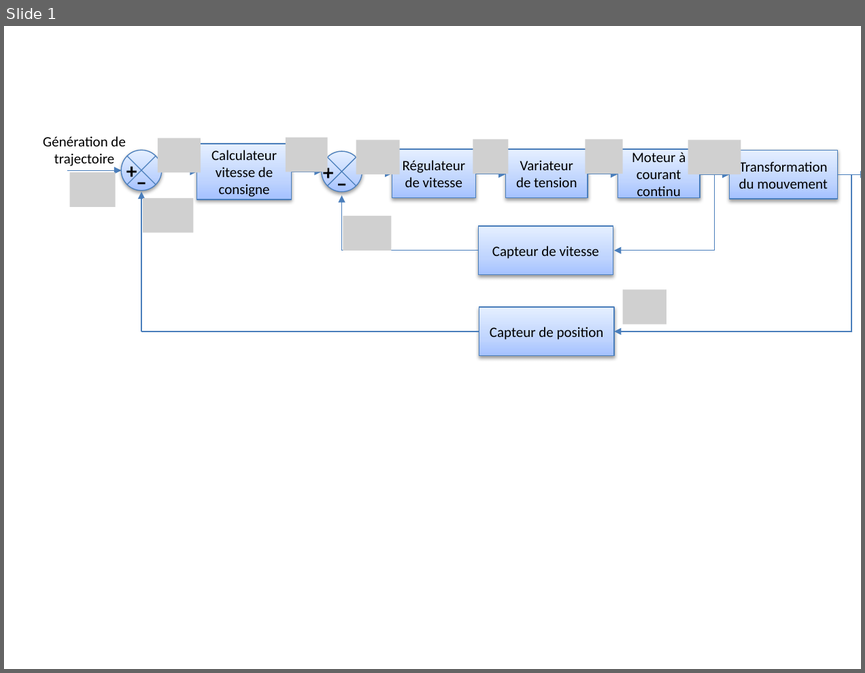
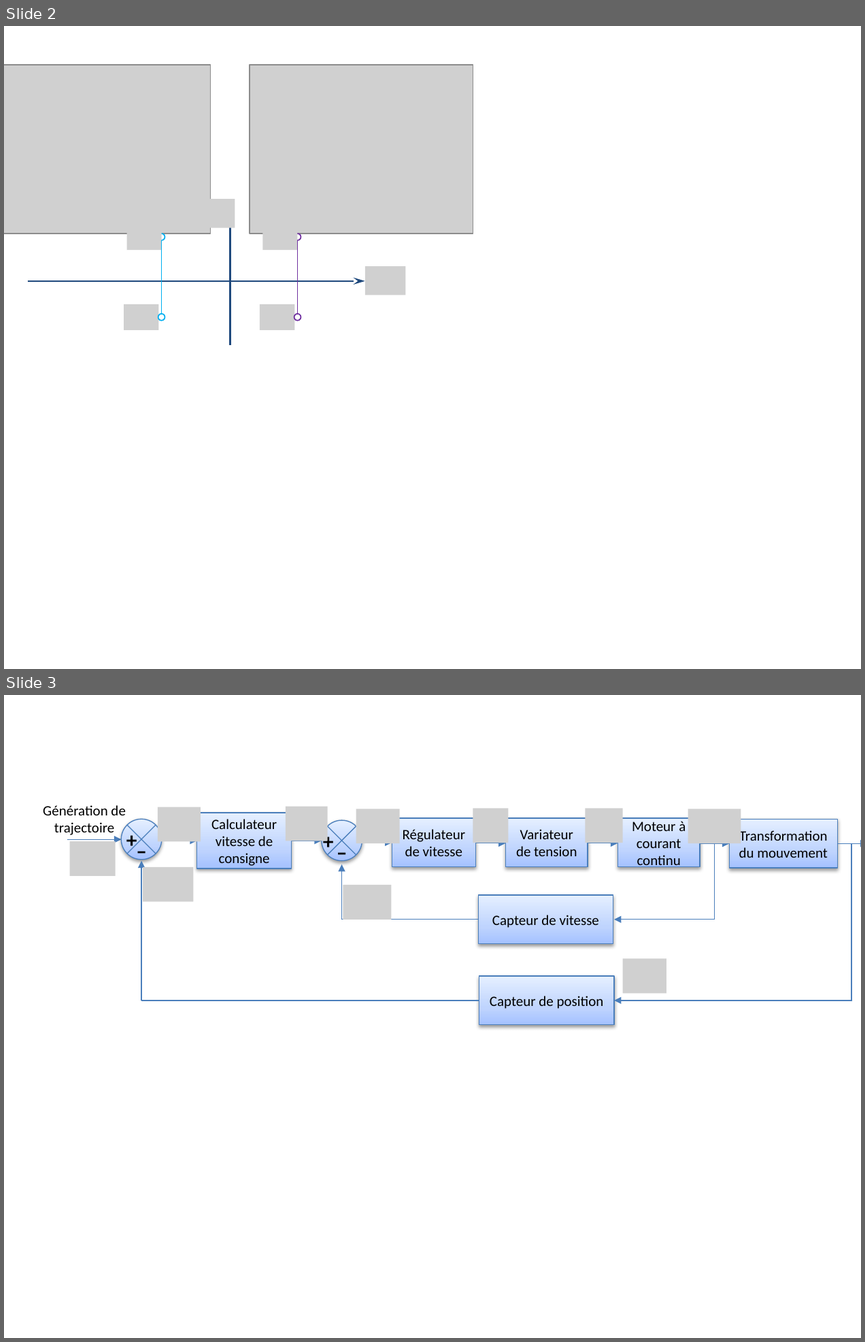
Before and after one commit to xpessoles/CI_02_EtudeSLCI, a slide deck: 6_SystemesAsservis/Cours/png/images.pptx. Shown one above the other, each under a label of ours: slide 1 before the commit, slides 2 and 3 after it. The pictures are 865x673 and 865x1342 pixels, drawn with LibreOffice and Linux fonts; fonts in the diff are those of the drawing; grey boxes stand for pictures. Boxes give left, top, right and bottom in pixels: in the first picture for what was removed or moved away, otherwise in the second. Text is boxed around its words. In the diff, an @@ line names an element or a change of style, - is before the commit and + after.

```diff
--- a/6_SystemesAsservis/Cours/png/images.pptx
+++ b/6_SystemesAsservis/Cours/png/images.pptx
@@ slide 2 added at [4, 26, 861, 669], background #FFFFFF @@
@@ picture added at [4, 65, 211, 233] @@
@@ picture added at [250, 65, 473, 233] @@
@@ picture added at [193, 199, 235, 228] @@
@@ arrow added from (230, 345) to (230, 203), #1F497D 1.5 pt @@
@@ picture added at [126, 224, 161, 250] @@
@@ picture added at [263, 224, 297, 250] @@
@@ ellipse added at [158, 233, 165, 240], fill #FFFFFF, outline #00B0F0 1 pt @@
@@ line added from (162, 240) to (162, 314), #00B0F0 1 pt @@
@@ ellipse added at [294, 233, 301, 240], fill #FFFFFF, outline #7030A0 1 pt @@
@@ line added from (298, 240) to (298, 314), #7030A0 1 pt @@
@@ picture added at [364, 266, 405, 295] @@
@@ arrow added from (28, 281) to (364, 281), #1F497D 1.5 pt @@
@@ picture added at [124, 303, 159, 329] @@
@@ picture added at [259, 303, 294, 329] @@
@@ ellipse added at [158, 314, 165, 320], fill #FFFFFF, outline #00B0F0 1 pt @@
@@ ellipse added at [294, 314, 301, 320], fill #FFFFFF, outline #7030A0 1 pt @@
@@ what was slide 1 is now slide 3 @@
```
Also in this commit, not shown: 1 other slide added, 15 other files.
